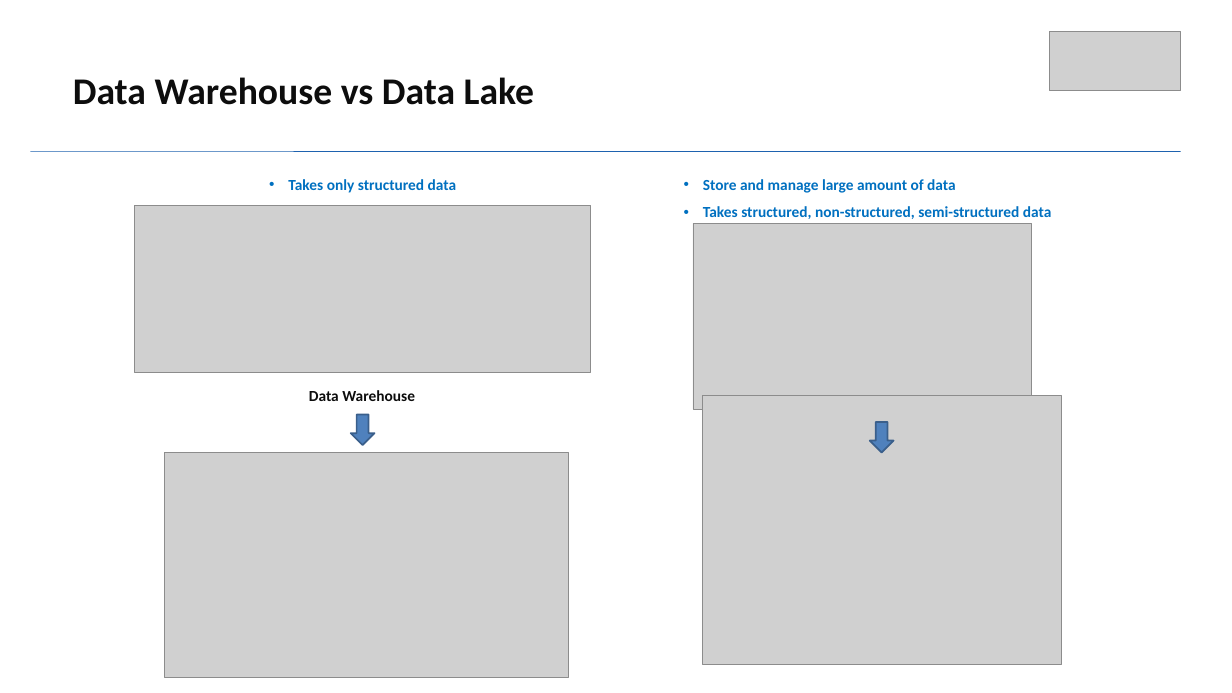
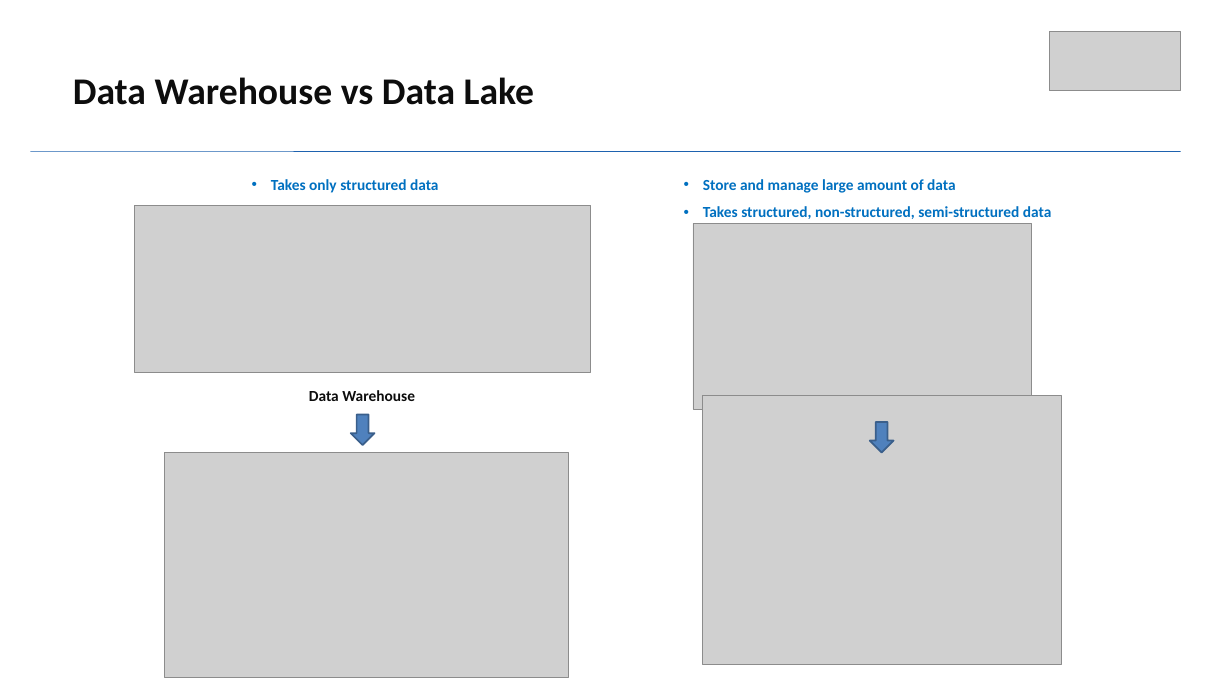
Before and after one commit to ahajiyev628/ms-ahajiyev, a slide deck: slide 3 of demo.pptx. Drawn at 1232x693 pixels with LibreOffice and Linux fonts; fonts in the diff are those of the drawing; grey boxes stand for pictures. Boxes give left, top, right and bottom in pixels: in the first picture for what was removed or moved away, otherwise in the second. Text is boxed around its words. In the diff, an @@ line names an element or a change of style, - is before the commit and + after.

```diff
--- a/demo.pptx
+++ b/demo.pptx
@@ text "Takes only structured data": place and size @@
-text "Takes only structured data" at <box>288,179,456,193</box>
+text "Takes only structured data" at <box>271,179,438,193</box>
```
Also in this commit, not shown: 1 other slide changed, 1 other file.
